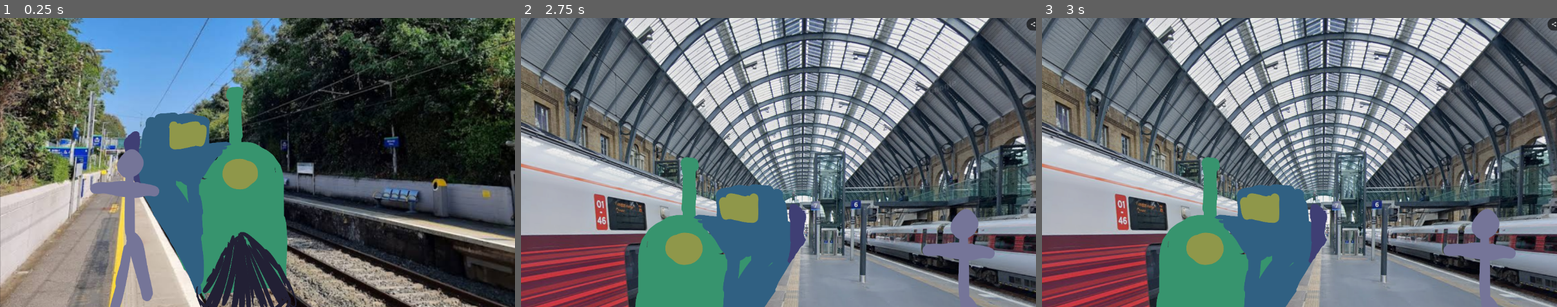
Above: before the commit, frames 1-3 (left to right).
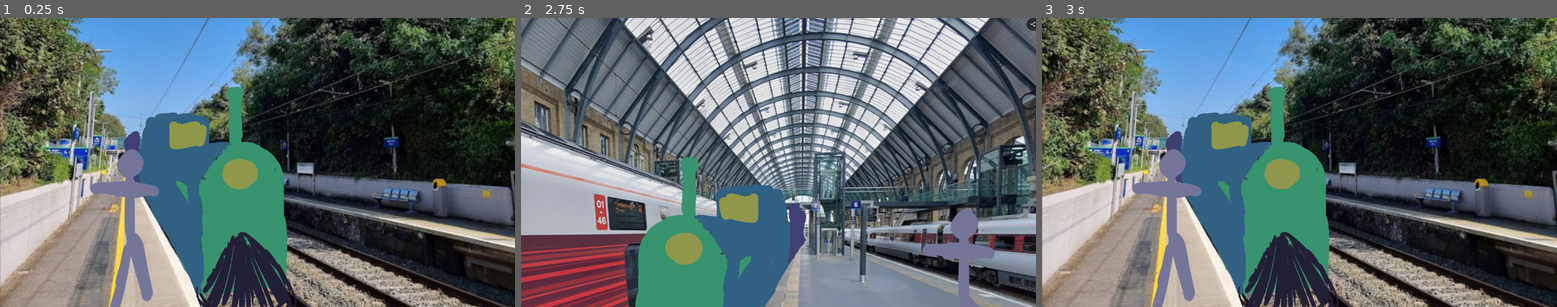
Above: after the commit, the same moments.

Repository: JCoMcL/ld59
Game: Godot game, scene res://root.tscn
The game is run twice, just before and just after one commit, with the same random seed, the same clock (stepped at 60 frames per second) and the same inputs.
Inputs (mouse positions are in pixels of both pictures, inside the frame that each line leads up to):
- Up to frame 1 (0.25 s): no input
- Up to frame 2 (2.75 s): tap Enter at 0.5, 2 s; move the mouse to (727, 197) at 0.52 s; click (727, 197) at 0.67 s; tap Space at 1.25 s; move the mouse to (969, 286) at 1.27 s; click (969, 286) at 1.42 s; move the mouse to (830, 98) at 2.02 s; click (830, 98) at 2.17 s
- Up to frame 3 (3 s): tap Space at 2.75 s; move the mouse to (1273, 220) at 2.77 s; click (1273, 220) at 2.92 s

Frames 1-2 are identical in both runs. In frame 3, 94% of the frame differs, in the area x 0-100%, y 0-100%.
Error in both runs: Attempt to call function 'show_text' in base 'null instance' on a null instance. (res://characters/character.gd:15)

Commit message:
Added trains and the newbie area

Diff:
--- a/root.gd
+++ b/root.gd
@@ -4,8 +4,22 @@
 var SCENES = {
 	&"train": preload("res://interior.tscn"),
 	&"1": preload("res://stations/temp_station_1.tscn"),
-	&"2": preload("res://stations/temp_station_2.tscn")
+	&"2": preload("res://stations/temp_station_2.tscn"),
+	&"3": preload("res://stations/temp_station_3.tscn"),
+	&"4": preload("res://stations/temp_station_4.tscn"),
+	&"5": preload("res://stations/temp_station_5.tscn")
 }
+
+var TRAINS = {
+	&"train1": ["1", "2", "3", "4"],
+	&"train2": ["1", "2", "3", "4"],
+	&"train3": ["1", "2", "3", "4"],
+	&"train4": ["4", "5"]
+}
+
+var current_train = TRAINS.keys()[0]
+var current_station = SCENES.keys()[1]
+
 @onready var backdrop = $Background
 
 static func get_root(from: Node) -> Root:
@@ -21,3 +35,26 @@
 	remove_child(backdrop)
 	backdrop = SCENES[id]
 	add_child(backdrop)
+	print("train: %s, station: %s" % [current_train, id])
+	print("other trains at station: %s" % ", ".join(get_other_trains(id)))
+	print("table of trains at station: %s" % ", ".join(sort_trains_randomly()))
+
+func get_trains(station_name:String) -> Array:
+	var trains = []
+	for train in TRAINS.keys():
+		if TRAINS[train].has(station_name):
+			trains.append(train)
+	return trains
+
+func get_other_trains(station:String) -> Array:
+	var trains = []
+	for train in TRAINS.keys():
+		if TRAINS[train].has(station) and train != current_train:
+			trains.append(train)
+	return trains
+
+func sort_trains_randomly():
+	var trains = get_other_trains(current_station)
+	trains.shuffle()
+	trains.insert(0, current_train)
+	return trains
--- a/stations/background_image.gd
+++ b/stations/background_image.gd
@@ -8,7 +8,9 @@
 
 # Called every frame. 'delta' is the elapsed time since the previous frame.
 func _process(delta: float) -> void:
-	var p:Control = get_parent()
+	var p = get_parent()
+	if p is not Control:
+		return
 	if p:
 		var initial_size = texture.get_size()
 		if initial_size == Vector2.ZERO:
--- /dev/null
+++ b/stations/temp_station_3.tscn
@@ -0,0 +1,40 @@
+[gd_scene format=3 uid="uid://cvxl40yl4g8j2"]
+
+[ext_resource type="Texture2D" uid="uid://b2pitm1dqf4m3" path="res://stations/station_1.png" id="1_q1s50"]
+[ext_resource type="Script" uid="uid://c23cgrmpjmrji" path="res://stations/background_image.gd" id="2_eamf5"]
+[ext_resource type="Texture2D" uid="uid://ccv0tn0erryjl" path="res://stations/train.png" id="3_0285h"]
+[ext_resource type="Script" uid="uid://bjcndfpxnymj" path="res://stations/train.gd" id="4_ym6th"]
+[ext_resource type="Texture2D" uid="uid://dn15g3n6bs88t" path="res://characters/character.png" id="5_x4q6q"]
+[ext_resource type="Script" uid="uid://d01pck3eq7tgb" path="res://characters/character.gd" id="6_ysbmb"]
+
+[node name="Background" type="TextureRect" unique_id=2073133590]
+anchors_preset = 15
+anchor_right = 1.0
+anchor_bottom = 1.0
+offset_right = 557.0
+offset_bottom = 454.0
+grow_horizontal = 2
+grow_vertical = 2
+scale = Vector2(0.6740784, 0.6740784)
+texture = ExtResource("1_q1s50")
+script = ExtResource("2_eamf5")
+
+[node name="train" type="TextureRect" parent="." unique_id=626550440]
+layout_mode = 0
+offset_left = 344.1736
+offset_top = 170.6033
+offset_right = 1696.1736
+offset_bottom = 1900.6033
+scale = Vector2(0.4964078, 0.4964078)
+texture = ExtResource("3_0285h")
+script = ExtResource("4_ym6th")
+
+[node name="Character" type="TextureRect" parent="." unique_id=1217429750]
+layout_mode = 0
+offset_left = 250.68593
+offset_top = 355.03232
+offset_right = 696.6859
+offset_bottom = 1119.0323
+scale = Vector2(0.8537564, 0.8537564)
+texture = ExtResource("5_x4q6q")
+script = ExtResource("6_ysbmb")
--- /dev/null
+++ b/stations/temp_station_4.tscn
@@ -0,0 +1,20 @@
+[gd_scene format=3 uid="uid://dmtvc7e2a46g0"]
+
+[ext_resource type="PackedScene" uid="uid://bo8wpeovb82mm" path="res://stations/temp_station_1.tscn" id="1_1ldqv"]
+[ext_resource type="Texture2D" uid="uid://b6riwyj2pjy3a" path="res://stations/kings cross.png" id="2_ytoeq"]
+
+[node name="Background" unique_id=2073133590 instance=ExtResource("1_1ldqv")]
+texture = ExtResource("2_ytoeq")
+
+[node name="train" parent="." index="0" unique_id=626550440]
+offset_left = 298.1849
+offset_top = 384.22833
+offset_right = 1650.1849
+offset_bottom = 2114.2283
+flip_h = true
+
+[node name="Character" parent="." index="1" unique_id=1217429750]
+offset_left = 1222.4099
+offset_top = 525.16144
+offset_right = 1668.4099
+offset_bottom = 1289.1614
--- /dev/null
+++ b/stations/temp_station_5.tscn
@@ -0,0 +1,40 @@
+[gd_scene format=3 uid="uid://d0fycwa5sl13p"]
+
+[ext_resource type="Texture2D" uid="uid://b2pitm1dqf4m3" path="res://stations/station_1.png" id="1_migbv"]
+[ext_resource type="Script" uid="uid://c23cgrmpjmrji" path="res://stations/background_image.gd" id="2_54yar"]
+[ext_resource type="Texture2D" uid="uid://ccv0tn0erryjl" path="res://stations/train.png" id="3_nfcl1"]
+[ext_resource type="Script" uid="uid://bjcndfpxnymj" path="res://stations/train.gd" id="4_6c45o"]
+[ext_resource type="Texture2D" uid="uid://dn15g3n6bs88t" path="res://characters/character.png" id="5_a73dx"]
+[ext_resource type="Script" uid="uid://d01pck3eq7tgb" path="res://characters/character.gd" id="6_dii0b"]
+
+[node name="Background" type="TextureRect" unique_id=2073133590]
+anchors_preset = 15
+anchor_right = 1.0
+anchor_bottom = 1.0
+offset_right = 557.0
+offset_bottom = 454.0
+grow_horizontal = 2
+grow_vertical = 2
+scale = Vector2(0.6740784, 0.6740784)
+texture = ExtResource("1_migbv")
+script = ExtResource("2_54yar")
+
+[node name="train" type="TextureRect" parent="." unique_id=626550440]
+layout_mode = 0
+offset_left = 344.1736
+offset_top = 170.6033
+offset_right = 1696.1736
+offset_bottom = 1900.6033
+scale = Vector2(0.4964078, 0.4964078)
+texture = ExtResource("3_nfcl1")
+script = ExtResource("4_6c45o")
+
+[node name="Character" type="TextureRect" parent="." unique_id=1217429750]
+layout_mode = 0
+offset_left = 250.68593
+offset_top = 355.03232
+offset_right = 696.6859
+offset_bottom = 1119.0323
+scale = Vector2(0.8537564, 0.8537564)
+texture = ExtResource("5_a73dx")
+script = ExtResource("6_dii0b")
--- a/stations/train.gd
+++ b/stations/train.gd
@@ -12,4 +12,15 @@
 
 func _gui_input(ev: InputEvent):
 	if ev is InputEventMouseButton and ev.pressed:
-		Root.get_root(self).change_scene("2")
+		# Get the current train and its route
+		var root = Root.get_root(self)
+		var train_name = root.current_train
+		var route = root.TRAINS[train_name]
+		var current_station = root.current_station
+		var idx = route.find(current_station)
+		if idx != -1 and idx < route.size() - 1:
+			var next_station = route[idx + 1]
+			root.current_station = next_station
+			root.change_scene(next_station)
+		else:
+			print("End of the line or station not found in route.")
